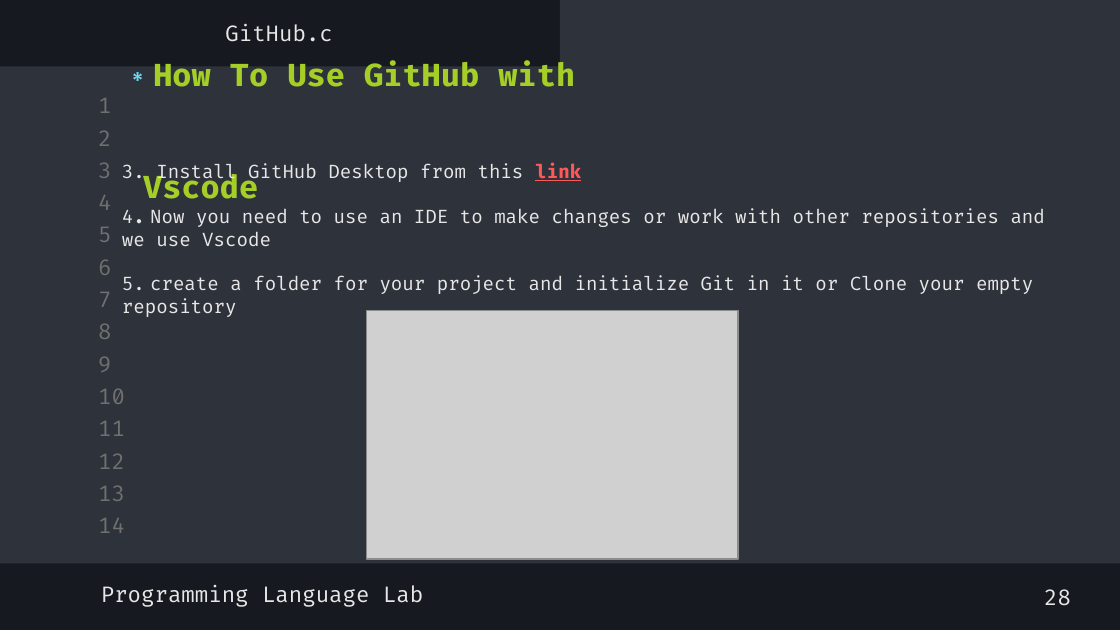
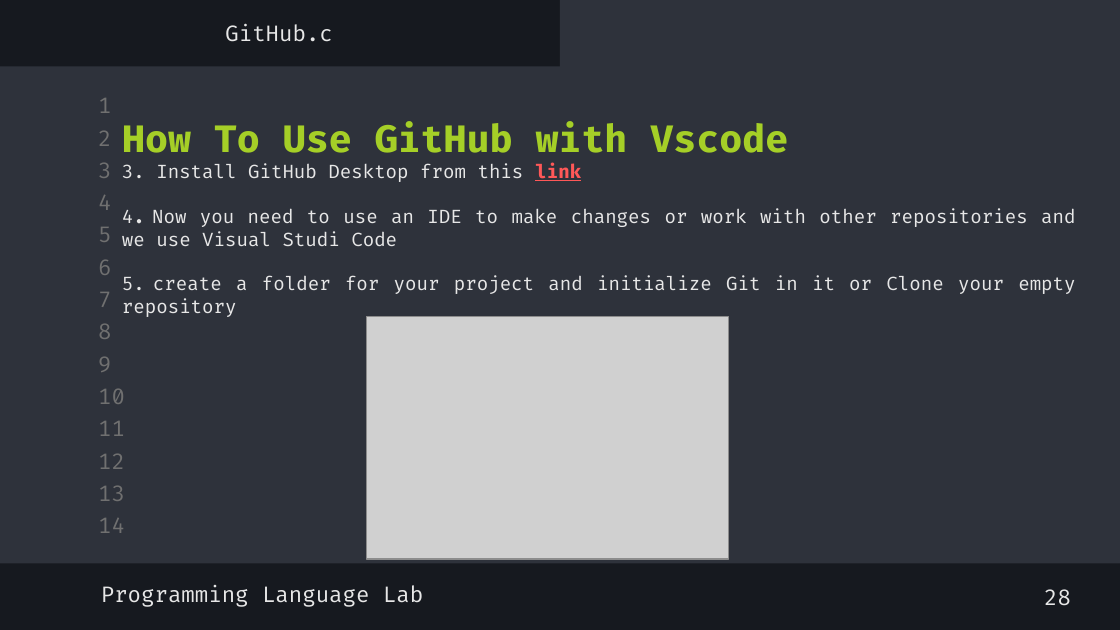
Before and after one commit to shayan-naghizadeh/C-Lab-AUT, a slide deck: slide 34 of slides/1.Introduction/Intro.pptx. Drawn at 1120x630 pixels with LibreOffice and Linux fonts; fonts in the diff are those of the drawing; grey boxes stand for pictures; background and template pictures are left out. Boxes give left, top, right and bottom in pixels: in the first picture for what was removed or moved away, otherwise in the second. Text is boxed around its words. In the diff, an @@ line names an element or a change of style, - is before the commit and + after.

```diff
--- a/slides/1.Introduction/Intro.pptx
+++ b/slides/1.Introduction/Intro.pptx
@@ title "How To Use GitHub with ...": place and size @@
-title "How To Use GitHub with ..." at (143,61,575,199)
+title "How To Use GitHub with ..." at (122,122,788,163)
@@ title "How To Use GitHub with ..." at (122,122,788,163): size 20 to 24 pt; bullet ∗ to none @@
@@ text at (122,164,1075,317): alignment left to justified @@
@@ text at (122,208,1075,246): text changed @@
-4. Now you need to use an IDE to make changes or work with other repositories and we use Vscode
+4. Now you need to use an IDE to make changes or work with other repositories and we use Visual Studi Code
@@ picture: place and size @@
-picture at (366,310,738,559)
+picture at (366,317,729,560)
```
Also in this commit, not shown: 11 other slides changed.
